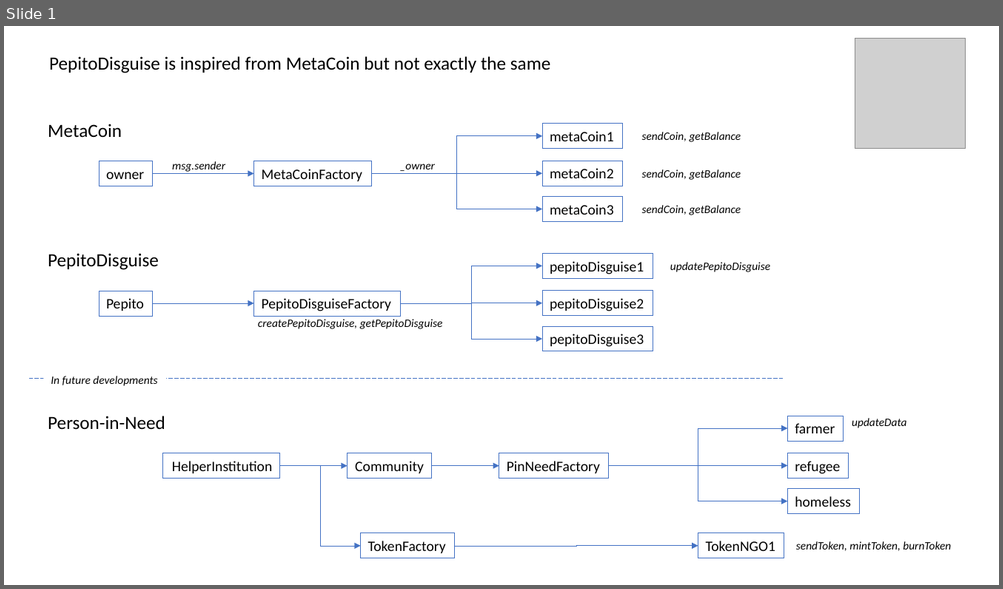
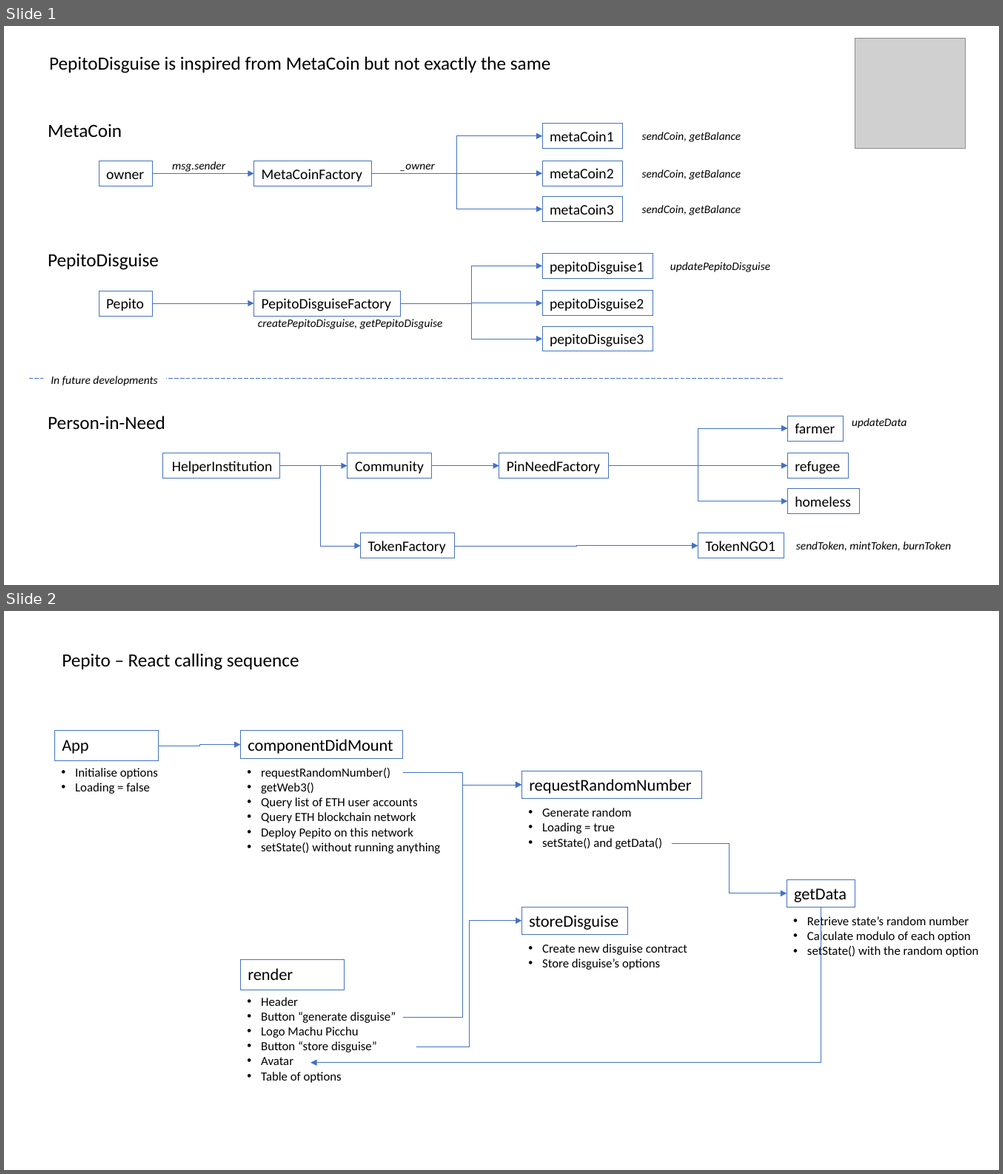
Before and after one commit to kvutien/Project-Machu-Picchu-2020, a slide deck: Pepito/Final Project Design.pptx. Shown one above the other, each under a label of ours: slide 1 before the commit, slides 1 and 2 after it. The pictures are 1003x589 and 1003x1174 pixels, drawn with LibreOffice and Linux fonts; fonts in the diff are those of the drawing; grey boxes stand for pictures. Boxes give left, top, right and bottom in pixels: in the first picture for what was removed or moved away, otherwise in the second. Text is boxed around its words. In the diff, an @@ line names an element or a change of style, - is before the commit and + after.

```diff
--- a/Pepito/Final Project Design.pptx
+++ b/Pepito/Final Project Design.pptx
@@ slide 2 added at box(4, 611, 999, 1170), background #FFFFFF @@
@@ text added at box(62, 653, 299, 670), 18 pt, text #000000 @@
+Pepito – React calling sequence
@@ rectangle added at box(55, 731, 159, 761), outline #4472C4 0.75 pt, 16 pt, text #000000 @@
+App
@@ rectangle added at box(241, 731, 403, 759), outline #4472C4 0.75 pt, 16 pt, text #000000 @@
+componentDidMount
@@ elbow arrow added from (159, 746) to (241, 744), #4472C4 0.5 pt @@
@@ text added at box(75, 768, 158, 794), 12 pt, text #000000 @@
+• Initialise options
+• Loading = false
@@ text added at box(261, 768, 440, 854), 12 pt, text #000000 @@
+• requestRandomNumber()
+• getWeb3()
+• Query list of ETH user accounts
+• Query ETH blockchain network
+• Deploy Pepito on this network
+• setState() without running anything
@@ elbow arrow added from (402, 1017) to (522, 785), #4472C4 0.5 pt @@
@@ elbow arrow added from (402, 772) to (522, 785), #4472C4 0.5 pt @@
@@ rectangle added at box(522, 772, 702, 799), outline #4472C4 0.75 pt, 16 pt, text #000000 @@
+requestRandomNumber
@@ text added at box(542, 808, 662, 849), 12 pt, text #000000 @@
+• Generate random
+• Loading = true
+• setState() and getData()
@@ elbow arrow added from (671, 844) to (787, 894), #4472C4 0.5 pt @@
@@ rectangle added at box(787, 880, 854, 907), outline #4472C4 0.75 pt, 16 pt, text #000000 @@
+getData
@@ elbow arrow added from (821, 907) to (310, 1063), #4472C4 0.5 pt @@
@@ elbow arrow added from (417, 1048) to (522, 921), #4472C4 0.5 pt @@
@@ rectangle added at box(522, 907, 628, 935), outline #4472C4 0.75 pt, 16 pt, text #000000 @@
+storeDisguise
@@ text added at box(807, 916, 979, 959), 12 pt, text #000000 @@
+• Retrieve state’s random number
+• Calculate modulo of each option
+• setState() with the random option
@@ rectangle added at box(241, 960, 344, 990), outline #4472C4 0.75 pt, 16 pt, text #000000 @@
+render
@@ text added at box(542, 944, 687, 970), 12 pt, text #000000 @@
+• Create new disguise contract
+• Store disguise’s options
@@ text added at box(261, 997, 396, 1083), 12 pt, text #000000 @@
+• Header
+• Button “generate disguise”
+• Logo Machu Picchu
+• Button “store disguise”
+• Avatar
+• Table of options
```
Also in this commit, not shown: 5 other files.
